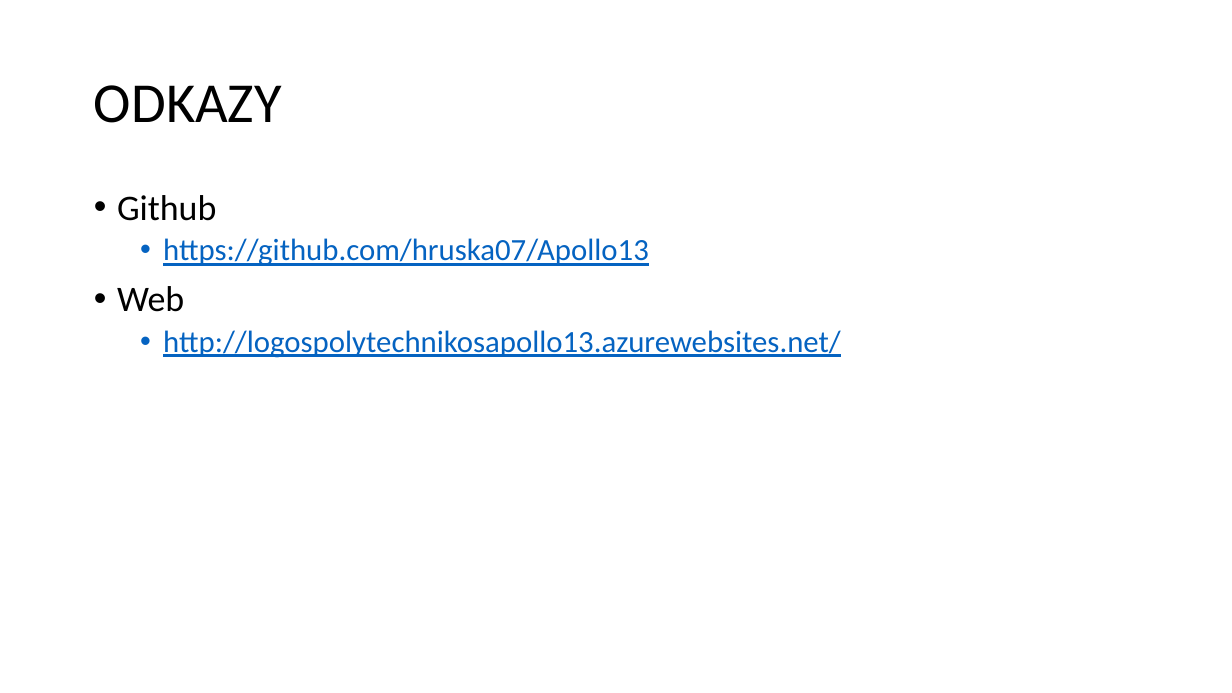
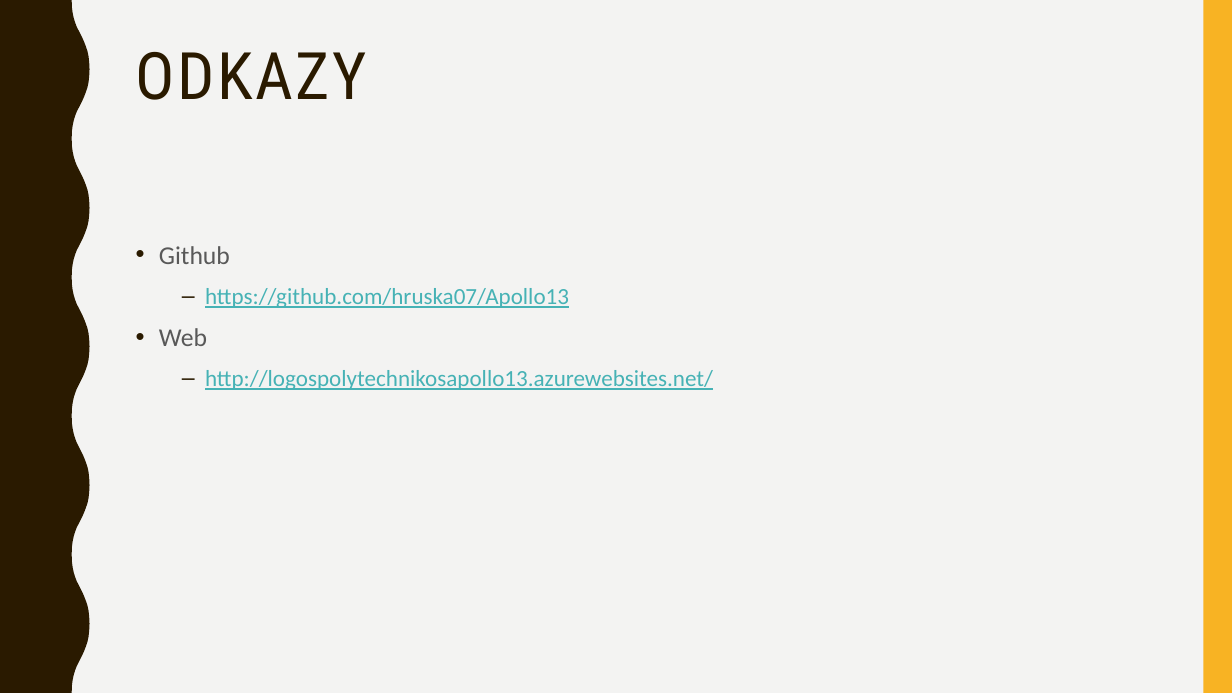
Before and after one commit to hruska07/Apollo13, a slide deck: slide 4 of docs/Apollo 13 - Logos Polytechnikos.pptx. Drawn at 1232x693 pixels with LibreOffice and Linux fonts; fonts in the diff are those of the drawing. Boxes give left, top, right and bottom in pixels: in the first picture for what was removed or moved away, otherwise in the second. Text is boxed around its words. In the diff, an @@ line names an element or a change of style, - is before the commit and + after.

```diff
--- a/docs/Apollo 13 - Logos Polytechnikos.pptx
+++ b/docs/Apollo 13 - Logos Polytechnikos.pptx
@@ background #FFFFFF to #F3F3F2 @@
@@ freeform shape added at [0,0,90,693], fill #2A1A00 @@
@@ rectangle added at [1203,0,1232,693], fill #F8B323 @@
@@ title "ODKAZY": place and size @@
-title "ODKAZY" at [94,85,282,123]
+title "ODKAZY" at [136,52,367,100]
@@ title "ODKAZY" at [136,52,367,100]: size 44 to 51 pt, font Calibri to Roboto Condensed, text colour #000000 to #2A1A00, letter spacing 0 to 2 pt; vertical alignment middle to top @@
@@ text "Github": place and size @@
-text "Github" at [117,195,841,358]
+text "Github" at [159,246,713,390]
@@ text "Github" at [159,246,713,390]: size 28 to 20 pt, text colour #000000 to #595959 in "Github", "Web"; size 24 to 18 pt, text colour #0563C1 to #46B2B5; line spacing 0.9 to 1.1; less space between paragraphs; bullet • to –; more space between paragraphs @@
```
Also in this commit, not shown: 8 other slides changed, 4 slides added.
